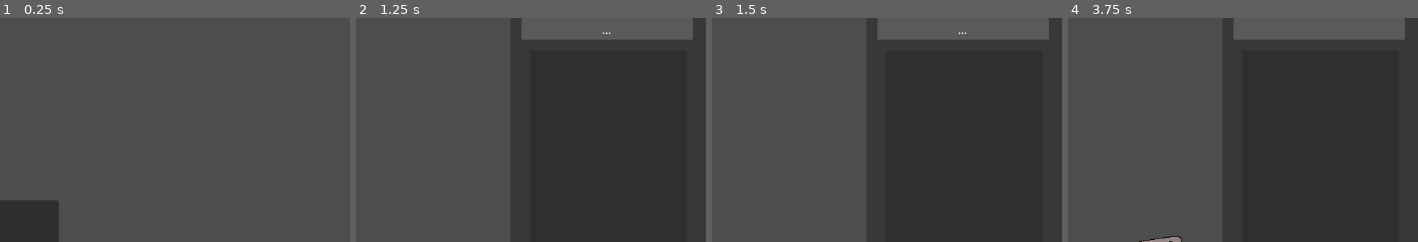
Above: before the commit, frames 1-4 (left to right).
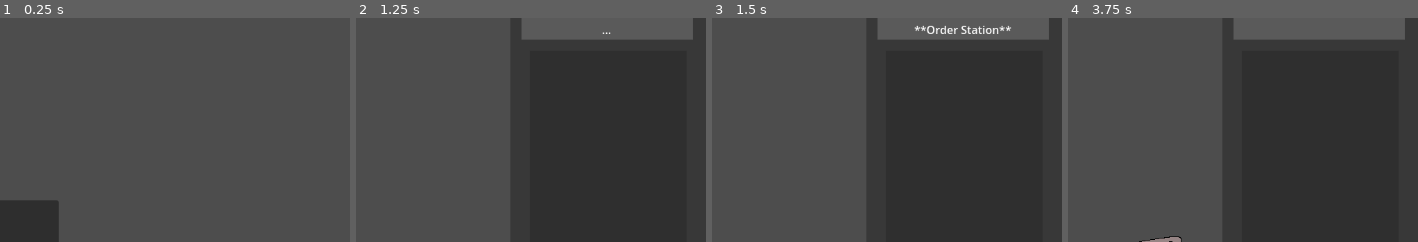
Above: after the commit, the same moments.

Repository: trishadar/PapasRotiria
Game: Godot game, scene res://main.tscn
Two runs of this game, one before a commit and one after it. Both use one fixed random seed, a clock stepped at 60 frames per second and the inputs below.
Inputs (mouse positions are % of the whole screen's width and height, from its top left):
- Up to frame 1 (0.25 s): no input
- Up to frame 2 (1.25 s): click "START GAME" at 0.5 s
- Up to frame 3 (1.5 s): click (74, 7) at 1.25 s
- Up to frame 4 (3.75 s): click (96, 7) at 2 s; click (74, 7) at 2.75 s; click (88, 7) at 3.5 s
The pictures show only the part of the screen within x 50-100%, y 16-66%; the shares and areas given below are measured in that part.

Frames 1-2 are identical in both runs. In frame 3, 0.5% of the frame differs, in the area x 57-86%, y 3-8%; in frame 4, nothing differs.

Commit message:
Update order.gd

Diff:
--- a/project/order.gd
+++ b/project/order.gd
@@ -2,6 +2,10 @@
 
 @onready var ticket = $ticket
 @onready var help = $help
+@onready var orderButton = $orderButton
+@onready var rollButton = $rollButton
+@onready var cookButton = $cookButton
+@onready var curryButton = $curryButton
 
 func _on_order_button_pressed() -> void:
 	get_tree().change_scene_to_file("res://order.tscn")
@@ -23,6 +27,22 @@
 	ticket.visible = true
 	globalData.ticketOccupied = true
 
-
 func _on_ready() -> void:
 	help.text = globalData.helpText
+
+func _process(delta):
+	if orderButton.is_hovered():
+		globalData.helpText = "**Order Station**"
+		help.text = globalData.helpText
+	elif rollButton.is_hovered():
+		globalData.helpText = "**Roll Station**"
+		help.text = globalData.helpText
+	elif cookButton.is_hovered():
+		globalData.helpText = "**Cook Station**"
+		help.text = globalData.helpText
+	elif curryButton.is_hovered():
+		globalData.helpText = "**Curry Station**"
+		help.text = globalData.helpText
+	else:
+		globalData.helpText = "..."
+		help.text = globalData.helpText
